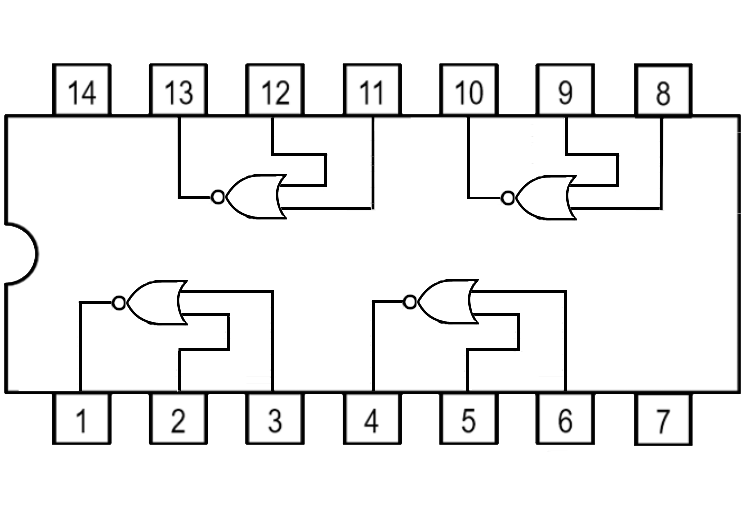
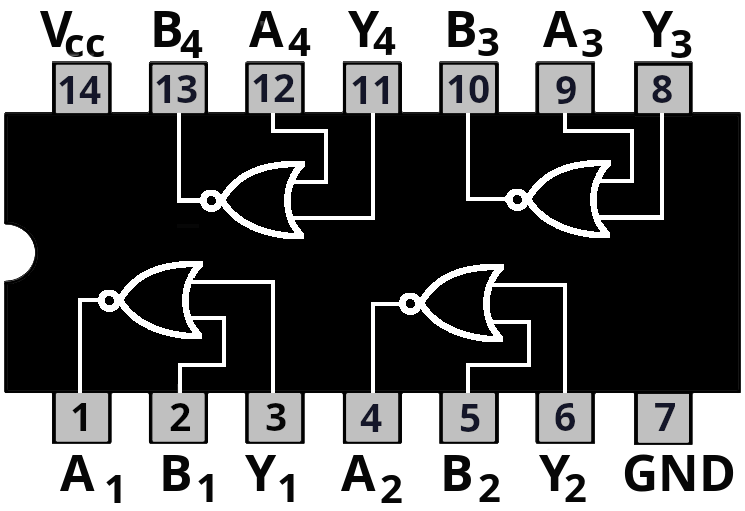
Layered file, before and after one edit (745 x 511). Changes by layer:
renamed "A B Y A B ..." to "74LS00-black.png", showed it, painted on it over [4, 11, 741, 503]
removed layer "74LS107.png copy #2" over [4, 11, 741, 463]
